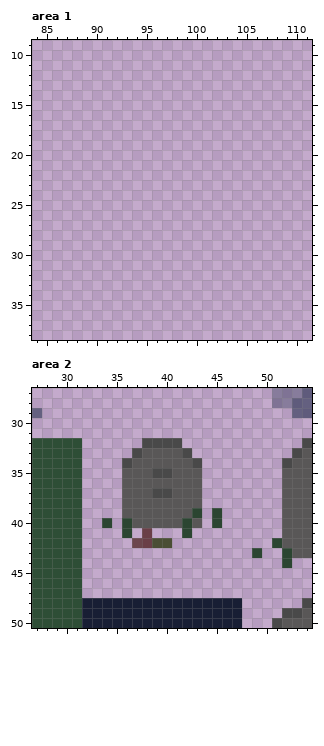
File history of a pixel-art file, sprites/tiles/graveyard tiles.aseprite. The picture above was drawn from the file before the commit.
112x64 pixels, 1 frame. Colours within 5 levels of each other are drawn and written as one. Shown: area 1: x 84..111, y 9..38; area 2: x 27..54, y 27..50.
After the commit:
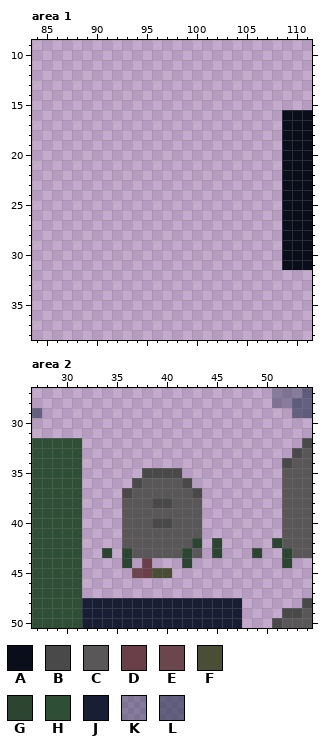
Palette (. is transparent): A #0a0e1a  B #494949  C #595757  D #6a3f47  E #6c464d  F #4a4e34  G #2b4531  H #2e4e36  J #181e34  K #2e375667  L #2e3756a4
Changes in this commit:
Area 1, layer "Layer 1":
y 16..31: x 109..111 ... -> AAA
Area 2, layer "Layer 1":
y 32: x 38..41 BBBB -> ....
y 33: x 37..42 BCCCCB -> ......
y 34: x 36..43 BCCCCCCB -> ........
y 35: x 36..38 CCC -> ..B; x 41..43 CCC -> B..
y 36: x 36..37 CC -> .B; x 42..43 CC -> B.
y 37: x 36 C -> B; x 39..40 BB -> CC; x 43 C -> B
y 38: x 39..40 CC -> BB
y 39: x 43 G -> C; x 45 G -> .
y 40: x 34 G -> .; x 36 G -> C; x 39..40 CC -> BB; x 42 G -> C; x 45 G -> .
y 41: x 36..43 G.D...G. -> CCCCCCCC
y 42: x 36..43 .EDFF... -> CCCCCCCG; x 45 . -> G
y 43: x 34 . -> G; x 36..43 ........ -> GCCCCCGC; x 45 . -> G
y 44: x 36 . -> G; x 38 . -> D; x 42 . -> G
y 45: x 37..40 .... -> EDFF
Pixel boxes of the changes (left, top, right, bottom) in both pictures:
added: (282, 110, 312, 270)
changed: (102, 438, 222, 578)
